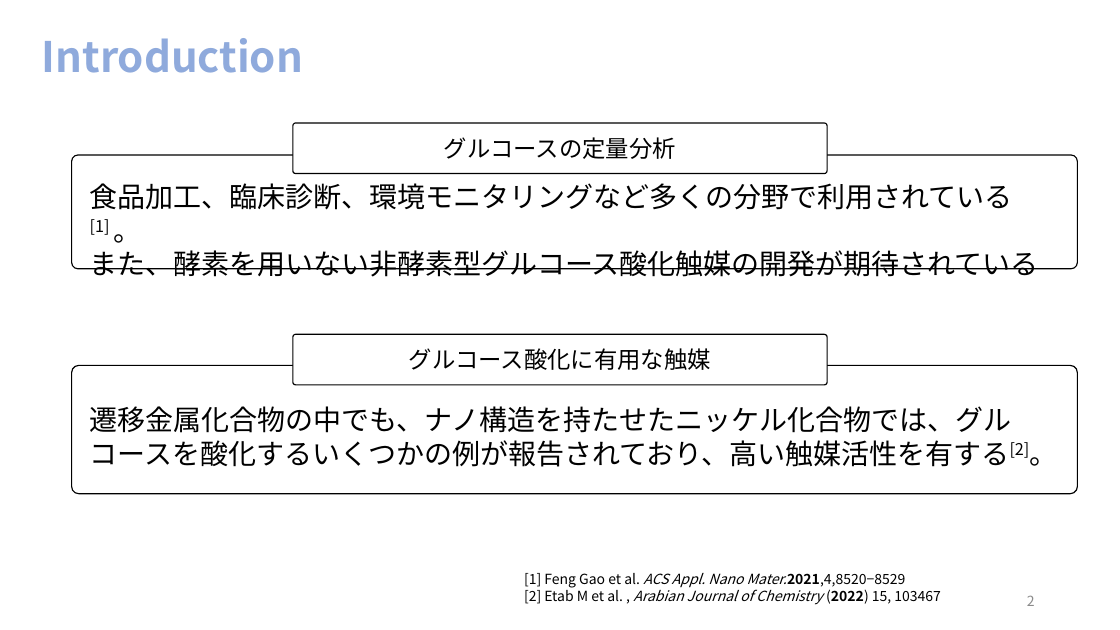
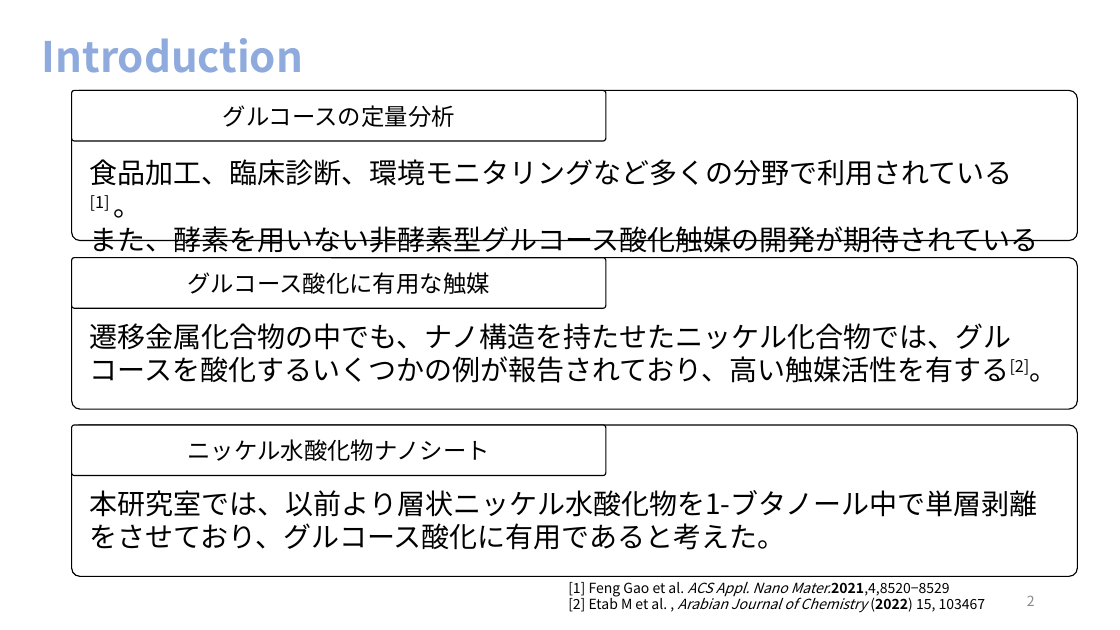
Before and after one commit to akidon0000/graduation-thesis, a slide deck: slide 2 of 発表スライド/卒論スライド 松山晃大.pptx. Drawn at 1120x630 pixels with LibreOffice and Linux fonts; fonts in the diff are those of the drawing. Boxes give left, top, right and bottom in pixels: in the first picture for what was removed or moved away, otherwise in the second. Text is boxed around its words. In the diff, an @@ line names an element or a change of style, - is before the commit and + after.

```diff
--- a/発表スライド/卒論スライド 松山晃大.pptx
+++ b/発表スライド/卒論スライド 松山晃大.pptx
@@ rounded rectangle "グルコースの定量分析": place and size @@
-rounded rectangle "グルコースの定量分析" at box(293, 123, 828, 173)
+rounded rectangle "グルコースの定量分析" at box(71, 91, 606, 141)
@@ rounded rectangle: place and size @@
-rounded rectangle at box(71, 155, 1077, 269)
+rounded rectangle at box(71, 91, 1077, 241)
@@ text "食品加工、臨床診断、環境モニタリングなど多くの分野で利用されている[1] 。" rewrapped from box(90, 183, 1039, 277) to box(90, 159, 1039, 258) @@
@@ rounded rectangle "グルコース酸化に有用な触媒": place and size @@
-rounded rectangle "グルコース酸化に有用な触媒" at box(293, 334, 828, 385)
+rounded rectangle "グルコース酸化に有用な触媒" at box(71, 258, 606, 308)
@@ rounded rectangle: place and size @@
-rounded rectangle at box(71, 365, 1077, 494)
+rounded rectangle at box(71, 258, 1077, 409)
@@ text "遷移金属化合物の中でも、ナノ構造を持たせたニッケル化合物では、グルコースを酸化するいくつかの例が報告されており、高い触媒 ...": place and size @@
-text "遷移金属化合物の中でも、ナノ構造を持たせたニッケル化合物では、グルコースを酸化するいくつかの例が報告されており、高い触媒 ..." at box(90, 406, 1058, 467)
+text "遷移金属化合物の中でも、ナノ構造を持たせたニッケル化合物では、グルコースを酸化するいくつかの例が報告されており、高い触媒 ..." at box(90, 323, 1058, 383)
@@ rounded rectangle added at box(71, 425, 1077, 576), outline #000000 1 pt @@
@@ rounded rectangle added at box(71, 425, 606, 476), fill #FFFFFF, outline #000000 1 pt, 20 pt, text #000000 @@
+ニッケル水酸化物ナノシート
@@ text added at box(90, 490, 1038, 550), 24 pt, text #000000 @@
+本研究室では、以前より層状ニッケル水酸化物を1-ブタノール中で単層剥離をさせており、グルコース酸化に有用であると考えた。
@@ text "[1] Feng Gao et al. ...": place and size @@
-text "[1] Feng Gao et al. ..." at box(524, 573, 941, 605)
+text "[1] Feng Gao et al. ..." at box(568, 582, 986, 613)
```
Also in this commit, not shown: 5 other slides changed, 7 slides added, 8 slides removed, 13 other files.
